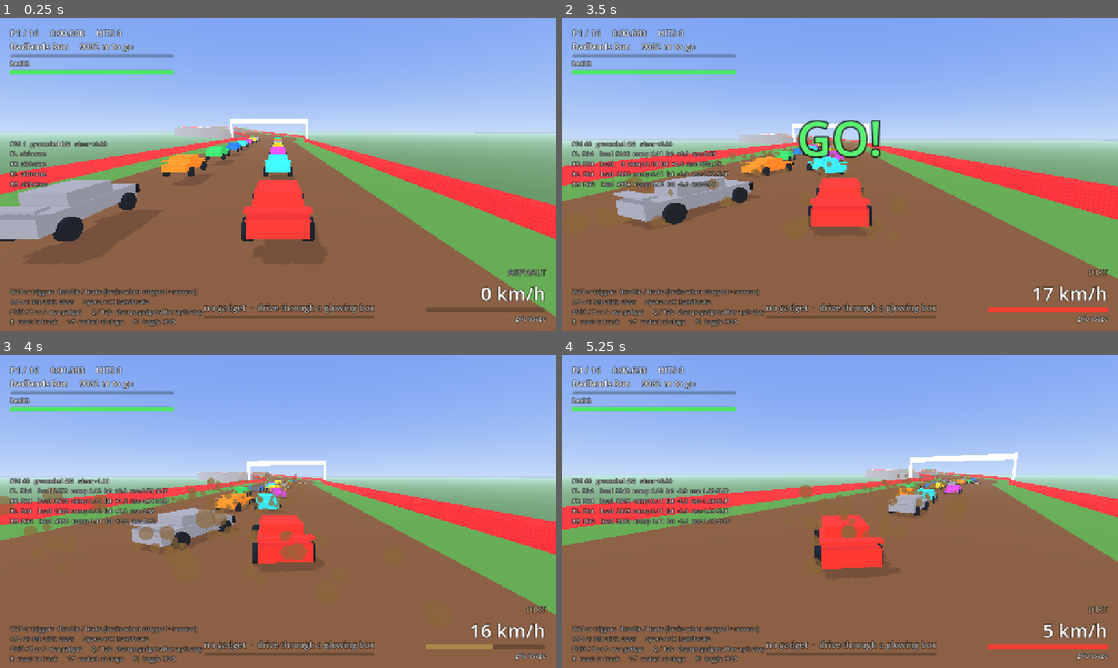
Above: before the commit, frames 1-4 (two rows, left to right).
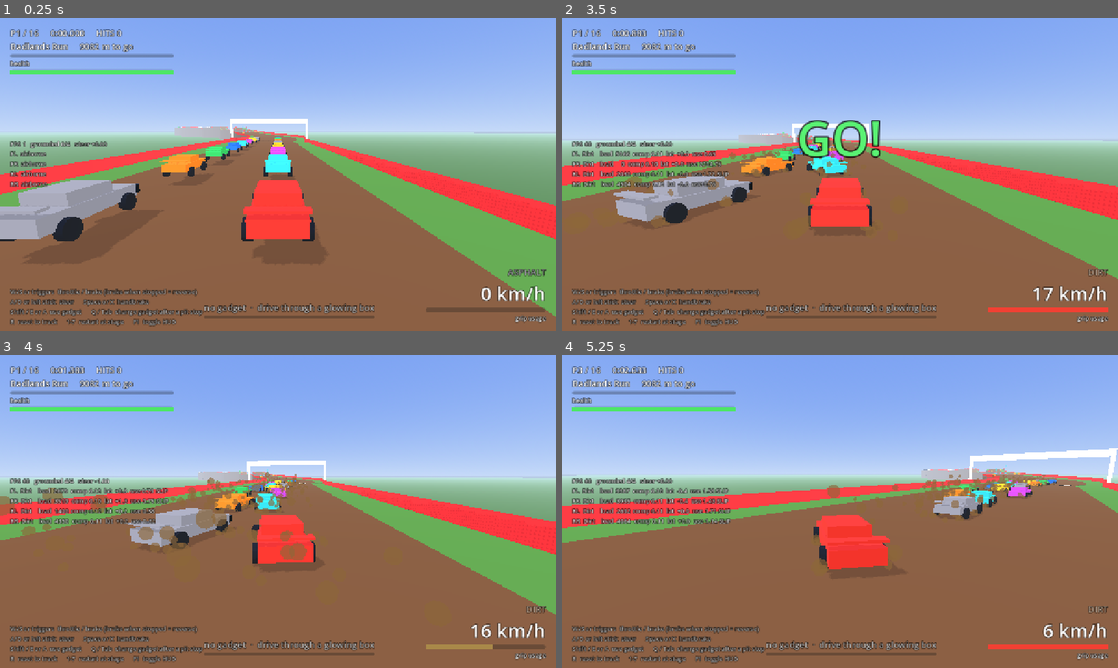
Above: after the commit, the same moments.

Repository: dylantoporek/the-crucible-race
Game: Godot game, scene res://scenes/main.tscn
Same seed, same stepped clock (60 frames per second), same inputs: the game is played once before the commit and once after it.
Inputs:
- Up to frame 1 (0.25 s): no input
- Up to frame 2 (3.5 s): hold D (steer_right) 0.53-1.28 s; hold Tab (gadget_next) 0.53-1.28 s; hold S (brake) 1.28-2.03 s; tap Q (gadget_prev) at 1.35 s; hold D (steer_right) 2.03-2.78 s; hold Shift (use_gadget) 2.03-2.78 s; hold W (accelerate) from 2.78 s (still down); tap Tab (gadget_next) at 2.85 s
- Up to frame 3 (4 s): release W (accelerate) at 3.53 s; hold A (steer_left) from 3.53 s (still down); hold Q (gadget_prev) from 3.53 s (still down)
- Up to frame 4 (5.25 s): release Q (gadget_prev) at 4.28 s; tap Shift (use_gadget) at 4.35 s; release A (steer_left) at 5.03 s; hold S (brake) from 5.03 s (still down); hold Tab (gadget_next) from 5.03 s (still down)

Frame 1 is identical in both runs. In frame 2, 0.1% of the frame differs, in the area x 9-40%, y 36-66%; in frame 3, 0.3%; in frame 4, 9.1%, in the area x 0-100%, y 29-91%.

Commit message:
Soften damage: lighter hits, speed-scaled, no effect above half health
Contact was punishing the player far more than a door-banging racer
should. Over one full 16-car race a cleanly driven car took 105 health
of damage where the old numbers would have charged 355 for exactly the
same fifteen impacts.

What a hit costs now depends on how fast you were going, not only on how
hard it landed: the rated damage is scaled from 0.35x at a crawl to 1.5x
flat out, around a 28 m/s reference. The rate itself is less than half
what it was, the free threshold is higher (1800 N*s), the per-hit cap
drops from 45 to 18, and walls cost 40% of a car rather than 50%.

Damage no longer bleeds into handling from the first scratch. Anything
above 50% health drives exactly like a fresh car; below that the losses
ramp to their full value at zero, and those values are much smaller:
28% of engine power (was 50%), 12% of top speed (was 25%) and half the
steering pull. The car still darkens from the first dent, so the visual
tell is intact while the driving is not. handling_penalty() keeps the two
apart, and damage_grace is the line where it starts.

Bruisers lean less: aggression drops to 0.28-0.52 from 0.55-0.9, they
only chase within 7 m rather than 9, and they pull toward you at 0.65 of
their aggression rather than 0.9.

Repair stations go from three to one per stage, seven in all, closing the
long gaps through the desert, the mountain and the final city. On a
narrow road the pad is now narrowed to 55% of the road so it sits at the
kerb instead of covering the racing line and healing everyone who
drives past.

The damage test is rewritten around the new model: hits scale with
speed, cap out, and cost less off a wall; a 60-health car makes full
power and full top speed; a 25-health car loses only a little; a wrecked
car keeps most of both.

Co-Authored-By: Claude Opus 5 <noreply@anthropic.com>
Claude-Session: https://claude.ai/code/session_01QUP9UcYASvbeFEYPhEwjAT

Diff:
--- a/scripts/car/ai_driver.gd
+++ b/scripts/car/ai_driver.gd
@@ -92,9 +92,9 @@
 	var my_lateral := track.lateral_offset_at(pos, offset, on_route)
 	if style == BRUISER and rival != null and is_instance_valid(rival):
 		var rival_off := track.track_offset(rival)
-		if absf(rival_off - offset) < 9.0:
+		if absf(rival_off - offset) < 7.0:
 			var rival_lane := track.lateral_offset_at(rival.global_position, rival_off)
-			lane = lerpf(lane, rival_lane, aggression * 0.9)
+			lane = lerpf(lane, rival_lane, aggression * 0.65)
 	elif style == RACER:
 		lane += _room_for_others(offset, my_lateral)
 	# Hurt? Swing over to a repair pad if one is coming up (they are all on the main road).
--- a/scripts/car/raycast_car.gd
+++ b/scripts/car/raycast_car.gd
@@ -55,13 +55,22 @@
 
 @export_group("Damage")
 @export var max_health := 100.0
-@export var damage_soft_threshold := 1200.0 ## Sideways impulse (N*s) below which a hit is free
-@export var damage_per_impulse := 1.0 / 190.0 ## Health lost per N*s above the threshold
-@export var max_damage_per_hit := 45.0
-@export var static_damage_scale := 0.5      ## Walls and rocks hurt half as much as cars
-@export var power_loss_when_wrecked := 0.5  ## Fraction of engine force lost at zero health
-@export var speed_loss_when_wrecked := 0.25
-@export var pull_when_wrecked := 0.14       ## Steering bias toward the damaged side at zero health
+@export var damage_soft_threshold := 1800.0 ## Sideways impulse (N*s) below which a hit is free
+@export var damage_per_impulse := 1.0 / 430.0 ## Health lost per N*s above the threshold
+@export var max_damage_per_hit := 18.0
+@export var static_damage_scale := 0.4      ## Walls and rocks hurt less than cars
+## How hard you were travelling matters as much as how hard you were hit: a hit at
+## `damage_speed_ref` does its rated damage, a crawl does `damage_speed_floor` of it, and a
+## flat-out shunt up to `damage_speed_ceiling` times as much.
+@export var damage_speed_ref := 28.0
+@export var damage_speed_floor := 0.35
+@export var damage_speed_ceiling := 1.5
+## Health above this fraction drives exactly like a fresh car. Dents are cosmetic until you
+## are genuinely in trouble; below it, the losses below ramp in to their full value at zero.
+@export_range(0.0, 1.0) var damage_grace := 0.5
+@export var power_loss_when_wrecked := 0.28 ## Fraction of engine force lost at zero health
+@export var speed_loss_when_wrecked := 0.12
+@export var pull_when_wrecked := 0.07       ## Steering bias toward the damaged side at zero health
 
 var paint_color := Color(0.9, 0.2, 0.15)
 
@@ -167,7 +176,7 @@
 func _update_steering(delta: float, speed_abs: float) -> void:
 	var wanted := input_steer
 	if speed_abs > 3.0:
-		wanted += pull_sign * pull_when_wrecked * damage_fraction()
+		wanted += pull_sign * pull_when_wrecked * handling_penalty()
 	var rate := steer_speed if absf(wanted) > absf(steer) else steer_return_speed
 	steer = move_toward(steer, clampf(wanted, -1.0, 1.0), rate * delta)
 	var authority := lerpf(1.0, high_speed_steer_scale, clampf(speed_abs / top_speed, 0.0, 1.0))
@@ -186,11 +195,11 @@
 
 ## Top speed after damage and any boost.
 func effective_top_speed() -> float:
-	return top_speed * speed_multiplier * (1.0 - speed_loss_when_wrecked * damage_fraction())
+	return top_speed * speed_multiplier * (1.0 - speed_loss_when_wrecked * handling_penalty())
 
 
 func _engine_force(speed_abs: float) -> float:
-	var force := max_engine_force * engine_multiplier * (1.0 - power_loss_when_wrecked * damage_fraction())
+	var force := max_engine_force * engine_multiplier * (1.0 - power_loss_when_wrecked * handling_penalty())
 	var top := effective_top_speed()
 	if reversing:
 		var rev_taper := 1.0 - clampf(speed_abs / (top * 0.3), 0.0, 1.0)
@@ -222,7 +231,7 @@
 	var normal: Vector3 = hit.normal
 	var surface := Surfaces.for_collider(hit.collider)
 	var dist := origin.distance_to(hit_pos)
-	var bump := surface.bumpiness + 0.02 * damage_fraction()
+	var bump := surface.bumpiness + 0.02 * handling_penalty()
 	if bump > 0.0:
 		dist += randf_range(-bump, bump) * clampf(speed_abs / 8.0, 0.0, 1.0)
 
@@ -415,11 +424,7 @@
 			if is_car:
 				call_deferred("_shield_throw", other)
 		else:
-			var dmg := clampf((strongest - damage_soft_threshold) * damage_per_impulse, 0.0, max_damage_per_hit)
-			if not is_car:
-				dmg *= static_damage_scale
-			if dmg > 0.0:
-				take_damage(dmg, side)
+			take_damage(impact_damage(strongest, absf(speed), is_car), side)
 
 
 ## A shielded car throws whoever runs into it, and hurts them doing it.
@@ -433,13 +438,33 @@
 	away = away.normalized() + Vector3.UP * 0.35
 	other.apply_central_impulse(away.normalized() * other.mass * 7.5)
 	other.apply_torque_impulse(Vector3.UP * other.mass * randf_range(-3.0, 3.0))
-	other.take_damage(12.0, -sign(other.to_local(global_position).x))
+	other.take_damage(8.0, -sign(other.to_local(global_position).x))
 
 
 # ---------------------------------------------------------------- damage
 
+## How beaten up the car looks: 0 fresh, 1 at zero health.
 func damage_fraction() -> float:
 	return 1.0 - clampf(health / max_health, 0.0, 1.0)
+
+
+## How beaten up the car drives: 0 anywhere above the grace band, ramping to 1 at zero
+## health. Kept apart from damage_fraction() so a car can carry visible dents and still
+## handle properly.
+func handling_penalty() -> float:
+	var left := clampf(health / max_health, 0.0, 1.0)
+	return clampf((damage_grace - left) / maxf(damage_grace, 0.001), 0.0, 1.0)
+
+
+## Health lost from one impact: how hard it caught us across the car, scaled by how fast we
+## were going, and softened for walls and scenery.
+func impact_damage(across_impulse: float, speed_abs: float, from_car: bool) -> float:
+	var raw := (across_impulse - damage_soft_threshold) * damage_per_impulse
+	if raw <= 0.0:
+		return 0.0
+	var speed_scale := clampf(speed_abs / damage_speed_ref, damage_speed_floor, damage_speed_ceiling)
+	var dmg := clampf(raw * speed_scale, 0.0, max_damage_per_hit)
+	return dmg if from_car else dmg * static_damage_scale
 
 
 func is_wrecked() -> bool:
@@ -472,7 +497,7 @@
 	var d := damage_fraction()
 	if _paint_mat != null:
 		_paint_mat.set_shader_parameter("albedo", paint_color.lerp(Color(0.22, 0.21, 0.20), d * 0.85))
-	$Visual.rotation.z = deg_to_rad(4.0) * d * pull_sign
+	$Visual.rotation.z = deg_to_rad(4.0) * handling_penalty() * pull_sign
 	var smoke := $Smoke as CPUParticles3D
 	smoke.emitting = d > 0.5
 	smoke.amount = 18 if d < 0.8 else 34
--- a/scripts/game/game.gd
+++ b/scripts/game/game.gd
@@ -133,7 +133,7 @@
 		# Every other grid slot is a bruiser; the rest would rather win than trade paint.
 		if index % 2 == 0:
 			ai.style = AIDriver.BRUISER
-			ai.aggression = randf_range(0.55, 0.9)
+			ai.aggression = randf_range(0.28, 0.52)
 			ai.skill = randf_range(0.86, 0.98)
 			ai.preferred_gadget = [&"shield", &"oil"][randi() % 2]
 			_add_bull_bar(car)
--- a/scripts/pickups/repair_station.gd
+++ b/scripts/pickups/repair_station.gd
@@ -8,6 +8,10 @@
 const GREEN := Color(0.30, 0.95, 0.45)
 const PAD_LENGTH := 16.0
 const PAD_WIDTH := 6.5
+
+## Narrowed on a tight road so the pad never swallows the racing line. Set before the node
+## enters the tree; the geometry is built from it.
+var pad_width := PAD_WIDTH
 
 var _icon: Node3D
 var _phase := 0.0
@@ -22,14 +26,14 @@
 
 	var trigger := CollisionShape3D.new()
 	var box := BoxShape3D.new()
-	box.size = Vector3(PAD_WIDTH, 3.0, PAD_LENGTH)
+	box.size = Vector3(pad_width, 3.0, PAD_LENGTH)
 	trigger.shape = box
 	trigger.position = Vector3(0.0, 1.5, 0.0)
 	add_child(trigger)
 
 	var pad := MeshInstance3D.new()
 	var pm := BoxMesh.new()
-	pm.size = Vector3(PAD_WIDTH, 0.08, PAD_LENGTH)
+	pm.size = Vector3(pad_width, 0.08, PAD_LENGTH)
 	pad.mesh = pm
 	pad.material_override = _mat(GREEN, 0.55)
 	pad.position = Vector3(0.0, 0.05, 0.0)
@@ -37,7 +41,7 @@
 
 	var edge := MeshInstance3D.new()
 	var em := BoxMesh.new()
-	em.size = Vector3(PAD_WIDTH + 0.6, 0.04, PAD_LENGTH + 0.6)
+	em.size = Vector3(pad_width + 0.6, 0.04, PAD_LENGTH + 0.6)
 	edge.mesh = em
 	edge.material_override = _mat(Color(0.9, 1.0, 0.9), 0.9)
 	edge.position = Vector3(0.0, 0.03, 0.0)
@@ -49,14 +53,14 @@
 		post_mesh.size = Vector3(0.35, 5.0, 0.35)
 		post.mesh = post_mesh
 		post.material_override = _mat(GREEN, 1.0)
-		post.position = Vector3(PAD_WIDTH * 0.5 + 0.4, 2.5, z)
+		post.position = Vector3(pad_width * 0.5 + 0.4, 2.5, z)
 		add_child(post)
 	var bar := MeshInstance3D.new()
 	var bar_mesh := BoxMesh.new()
 	bar_mesh.size = Vector3(0.3, 0.3, PAD_LENGTH + 0.4)
 	bar.mesh = bar_mesh
 	bar.material_override = _mat(GREEN, 1.0)
-	bar.position = Vector3(PAD_WIDTH * 0.5 + 0.4, 5.0, 0.0)
+	bar.position = Vector3(pad_width * 0.5 + 0.4, 5.0, 0.0)
 	add_child(bar)
 
 	# A slowly turning plus sign above the pad.
--- a/scripts/track/route_spec.gd
+++ b/scripts/track/route_spec.gd
@@ -47,6 +47,7 @@
 		"turn": -46.0, "min_radius": 95.0, "bend_len": 300.0,
 		"climb": 22.0, "max_grade": 0.10, "hills_wave": 420.0,
 		"features": {
+			"repair": {"at": 0.62, "side": -1.0},
 			"moguls": {"from": 0.46, "to": 0.80, "amp": 0.80, "wave": 27.0},
 			"debris": {"count": 16},
 		},
@@ -93,6 +94,7 @@
 			# A few free-standing columns between the halls. A wandering gap keeps a line.
 			"pillars": {"from": 0.08, "to": 0.94, "spacing": 80.0, "per_cluster": 2,
 						"gate_width": 10.0, "radius": 1.6, "height": 9.0},
+			"repair": {"at": 0.46, "side": 1.0},
 			# Toppled columns lying across the sand near the edges.
 			"fallen_columns": {"count": 10},
 			"debris": {"count": 14},
@@ -120,6 +122,7 @@
 		"climb": 150.0, "max_grade": 0.20, "hills_wave": 300.0,
 		"features": {
 			# Ice as scattered patches inside the snow, not a section of its own.
+			"repair": {"at": 0.52, "side": -1.0},
 			"ice_patches": {"from": 0.26, "to": 0.88, "count": 18, "min_len": 12.0, "max_len": 30.0},
 			"rocks": {"from": 0.12, "to": 0.94, "count": 26},
 		},
@@ -149,6 +152,7 @@
 		"jogs": {"from": 0.12, "to": 0.76, "count": 5, "angle": 80.0, "radius": 36.0, "gap": 22.0},
 		"climb": -46.0, "max_grade": 0.10, "hills_wave": 260.0,
 		"features": {
+			"repair": {"at": 0.38, "side": 1.0},
 			"buildings": {"from": 0.03, "to": 0.84, "count": 64, "min_h": 8.0, "max_h": 26.0},
 			# The stadium: the road opens out and is lined with stands to the flag.
 			"arena": {"from": 0.84, "half_width": 14.0, "stands": 30},
--- a/scripts/track/sprint_track.gd
+++ b/scripts/track/sprint_track.gd
@@ -1358,9 +1358,14 @@
 func _build_repair_station(a: float, b: float, cfg: Dictionary) -> void:
 	var o: float = lerpf(a, b, float(cfg["at"]))
 	var side: float = float(cfg["side"])
-	var lat: float = side * (width_at(o) - RepairStation.PAD_WIDTH * 0.5 - 0.6)
+	# On a narrow road a full-width pad would cover the racing line, so everyone would be
+	# repaired just by driving past. Pull it in until it is a genuine detour to the kerb.
+	var hw := width_at(o)
+	var pad_w: float = minf(RepairStation.PAD_WIDTH, hw * 0.55)
+	var lat: float = side * (hw - pad_w * 0.5 - 0.6)
 	var f := frame_at(o)
 	var station := RepairStation.new()
+	station.pad_width = pad_w
 	station.transform = Transform3D(Basis.looking_at(f.tangent, Vector3.UP), surface_point(o, lat) + Vector3.UP * 0.02)
 	add_child(station)
 	_repair_stations.append([o, lat])
--- a/tests/gadget_test.gd
+++ b/tests/gadget_test.gd
@@ -37,7 +37,7 @@
 		if c is RepairStation: stations += 1
 	_check(boxes >= 36 and boxes <= 72 and boxes % PickupBox.ROW_COUNT == 0,
 			"a row of %d gadget boxes roughly every %.0f m (%d boxes)" % [PickupBox.ROW_COUNT, RouteSpec.PICKUP_SPACING, boxes])
-	_check(stations == 3, "three repair stations (%d)" % stations)
+	_check(stations == RouteSpec.STAGES.size(), "a repair station on every stage (%d of %d)" % [stations, RouteSpec.STAGES.size()])
 	var bruisers := 0
 	var racers := 0
 	for car in game.cars:
@@ -61,19 +61,38 @@
 	t += delta
 	match step:
 		0:
-			# Damage: power drops, steering pulls, then repair restores.
-			_force_before = player._engine_force(10.0) if player.input_throttle > 0.0 else 0.0
+			# How much a hit costs: harder and faster hurts more, and walls hurt less than cars.
+			var fast: float = player.impact_damage(9000.0, 34.0, true)
+			var slow: float = player.impact_damage(9000.0, 9.0, true)
+			var light: float = player.impact_damage(3200.0, 34.0, true)
+			var wall: float = player.impact_damage(9000.0, 34.0, false)
+			_check(fast > slow * 1.8, "the same shunt costs far more at speed (%.1f vs %.1f)" % [fast, slow])
+			_check(light < fast, "a glancing hit costs less than a heavy one (%.1f vs %.1f)" % [light, fast])
+			_check(wall < fast, "a wall costs less than a car (%.1f vs %.1f)" % [wall, fast])
+			_check(fast <= player.max_damage_per_hit, "no single hit costs more than %.0f health (%.1f)" % [player.max_damage_per_hit, fast])
+			_check(player.impact_damage(1500.0, 34.0, true) == 0.0, "a light knock is free")
+
+			# Dents are cosmetic until the car is genuinely in trouble.
 			player.input_throttle = 1.0
 			_force_before = player._engine_force(10.0)
 			player.take_damage(40.0, 1.0)
 			_check(is_equal_approx(player.health, 60.0), "40 damage leaves 60 health (%.0f)" % player.health)
+			_check(is_equal_approx(player._engine_force(10.0), _force_before),
+					"at 60 health the car still makes full power")
+			_check(is_equal_approx(player.effective_top_speed(), player.top_speed),
+					"at 60 health top speed is untouched")
+			_check(player.damage_fraction() > 0.0 and player.handling_penalty() == 0.0,
+					"the car looks dented but drives clean")
+			player.take_damage(35.0, 1.0)
 			var after: float = player._engine_force(10.0)
-			_check(after < _force_before * 0.85, "damage cuts engine force (%.0f -> %.0f N)" % [_force_before, after])
-			_check(player.effective_top_speed() < player.top_speed, "damage cuts top speed")
+			_check(after < _force_before, "below half health power starts to go (%.0f -> %.0f N)" % [_force_before, after])
+			_check(after > _force_before * 0.8, "...but only gently at 25 health (%.0f%%)" % [after / _force_before * 100.0])
 			_check(player.pull_sign > 0.0, "car pulls toward the side that was hit")
 			player.take_damage(80.0, -1.0)
 			_check(player.is_wrecked(), "health floors at zero and the car is wrecked")
-			_check(player._engine_force(10.0) > 0.0, "a wrecked car can still move")
+			_check(player._engine_force(10.0) > _force_before * 0.6,
+					"even wrecked, the car keeps most of its power (%.0f%%)" % [player._engine_force(10.0) / _force_before * 100.0])
+			_check(player.effective_top_speed() > player.top_speed * 0.85, "and most of its top speed")
 			player.repair()
 			_check(is_equal_approx(player.health, 100.0), "repair restores full health")
 			player.input_throttle = 0.0
